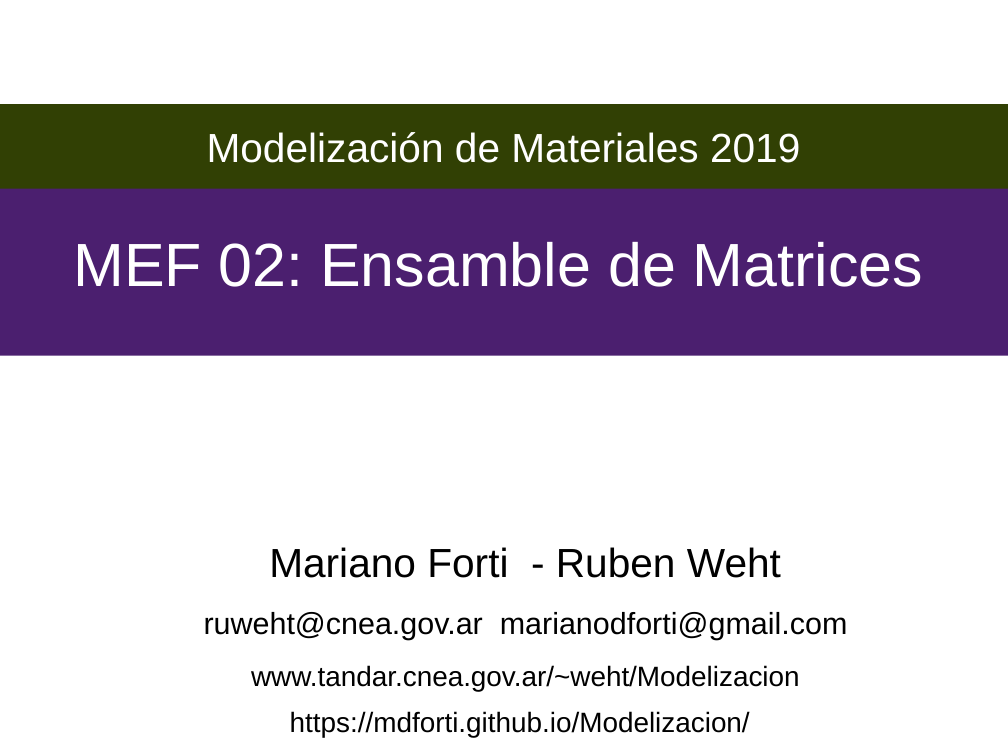
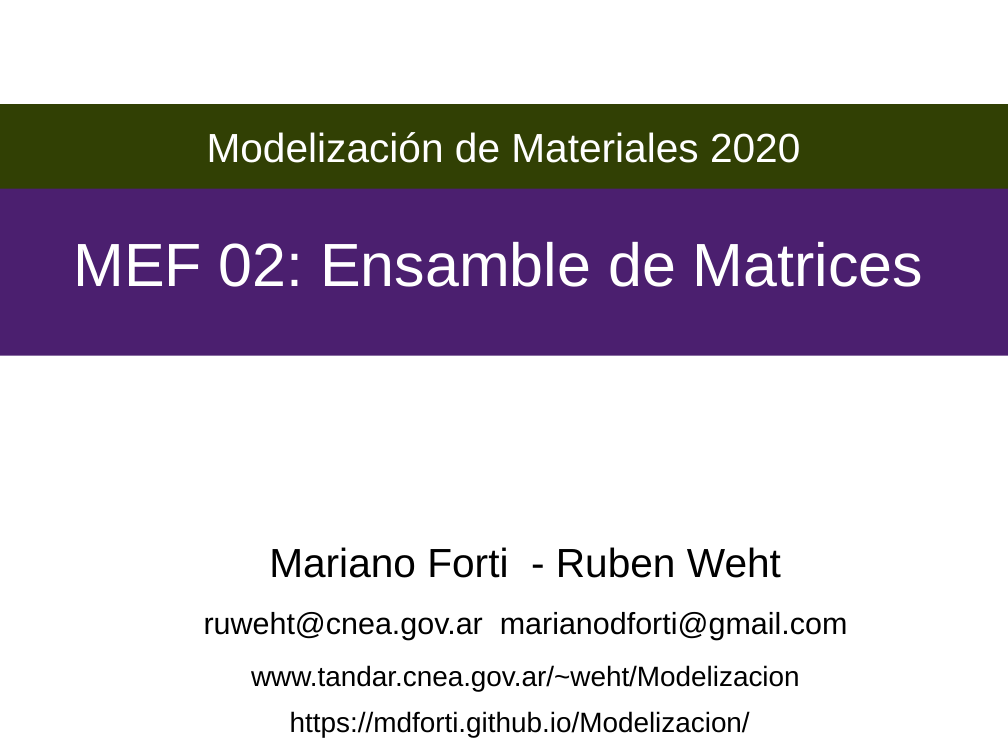
Before and after one commit to Modelizacion-de-Materiales/ModelizacionApuntesPresentaciones, a slide deck: slide 1 of 004-MEF02/Libreoffice/MEF02_2019.odp. Drawn at 1008x756 pixels with LibreOffice and Linux fonts; fonts in the diff are those of the drawing; background and template pictures are left out. Boxes give left, top, right and bottom in pixels: in the first picture for what was removed or moved away, otherwise in the second. Text is boxed around its words. In the diff, an @@ line names an element or a change of style, - is before the commit and + after.

```diff
--- a/004-MEF02/Libreoffice/MEF02_2019.odp
+++ b/004-MEF02/Libreoffice/MEF02_2019.odp
@@ text in rectangle at <box>207,132,800,163</box>: text changed @@
-Modelización de Materiales 2019
+Modelización de Materiales 2020
```
Also in this commit, not shown: 21 other slides changed, 1 other file.
